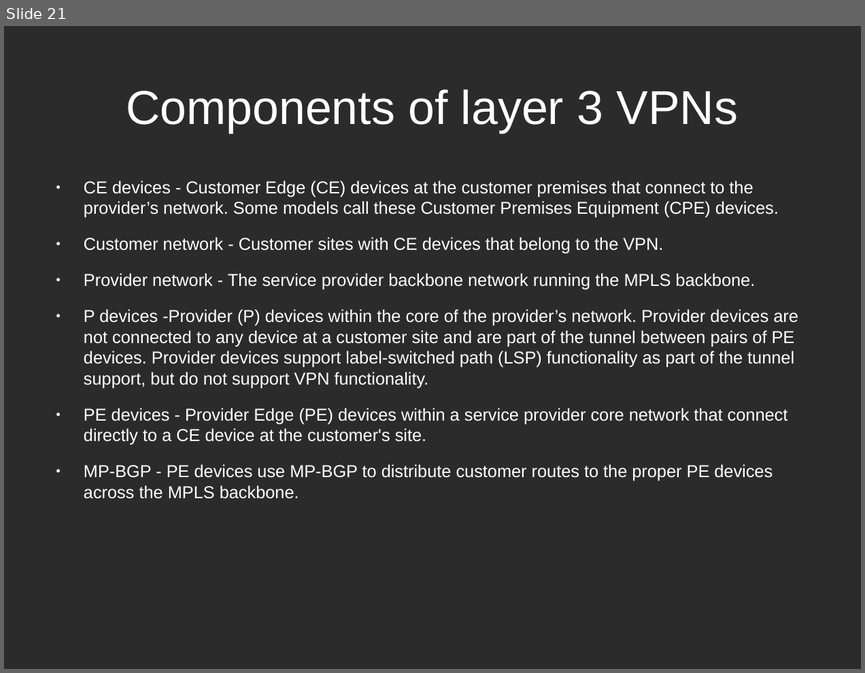
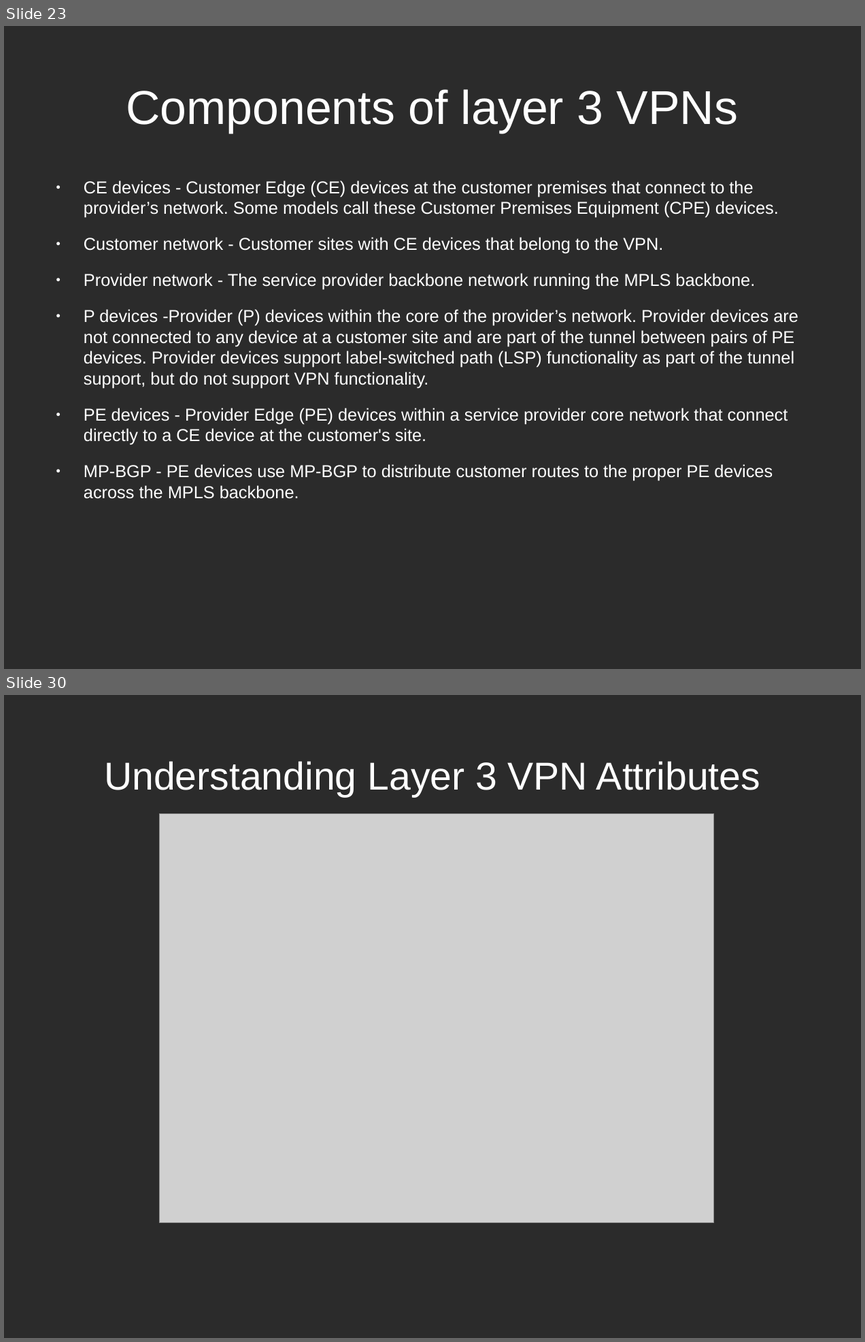
Before and after one commit to hoangphuocbk/tungsten-document, a slide deck: Networking-Tungsten.odp. Shown one above the other, each under a label of ours: slide 21 before the commit, slides 23 and 30 after it; the slides between them are not shown. The pictures are 865x673 and 865x1342 pixels, drawn with LibreOffice and Linux fonts; fonts in the diff are those of the drawing; grey boxes stand for pictures; background and template pictures are left out; a plain dark background stands for a picture behind light text. Boxes give left, top, right and bottom in pixels: in the first picture for what was removed or moved away, otherwise in the second. Text is boxed around its words. In the diff, an @@ line names an element or a change of style, - is before the commit and + after.

```diff
--- a/Networking-Tungsten.odp
+++ b/Networking-Tungsten.odp
@@ slide 30 added at <box>4,695,861,1338</box>, background picture (left out) @@
@@ title added at <box>104,761,760,797</box>, 36 pt, text #FFFFFF @@
+Understanding Layer 3 VPN Attributes
@@ picture added at <box>160,814,715,1223</box> @@
@@ what was slide 21 is now slide 23 @@
```
Also in this commit, not shown: 2 slides changed, 8 other slides added, 1 slide removed.
